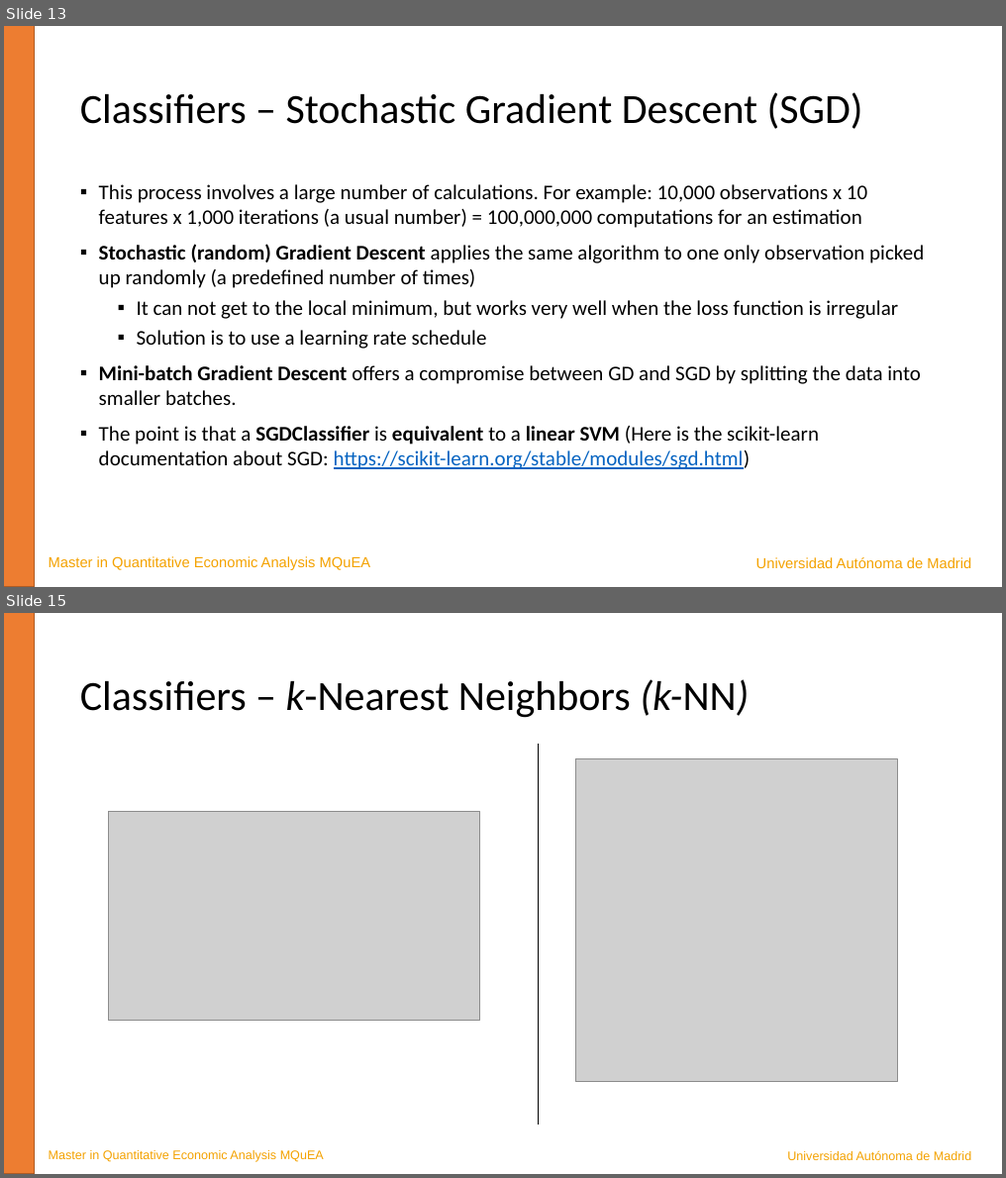
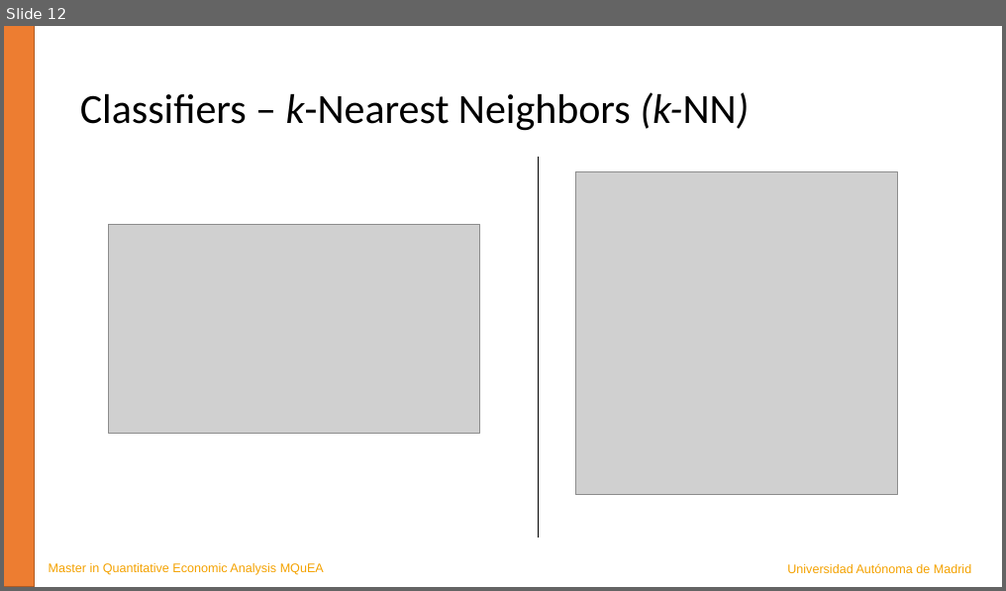
Before and after one commit to JavierBas/IMLEF-MQuEA, a slide deck: Course content/Slides/Topic 4 - Classification.pptx. Shown one above the other, each under a label of ours: slides 13 and 15 before the commit, slide 12 after it; the slides between them are not shown. The pictures are 1006x1178 and 1006x591 pixels, drawn with LibreOffice and Linux fonts; fonts in the diff are those of the drawing; grey boxes stand for pictures. Boxes give left, top, right and bottom in pixels: in the first picture for what was removed or moved away, otherwise in the second. Text is boxed around its words. In the diff, an @@ line names an element or a change of style, - is before the commit and + after.

```diff
--- a/Course content/Slides/Topic 4 - Classification.pptx
+++ b/Course content/Slides/Topic 4 - Classification.pptx
@@ slide 13 removed at bbox=[4, 26, 1002, 587], background #FFFFFF @@
@@ rectangle removed at bbox=[4, 26, 35, 587] @@
@@ title removed at bbox=[80, 92, 863, 129] @@
-Classifiers – Stochastic Gradient Descent (SGD)
@@ text removed at bbox=[99, 184, 924, 470] @@
-▪ This process involves a large number of calculations. For example: 10,000 observations x 10 features x 1,000 iterations (a usual number) = 100,000,000 computations for an estimation
-▪ Stochastic (random) Gradient Descent applies the same algorithm to one only observation picked up randomly (a predefined number of times)
-  ▪ It can not get to the local minimum, but works very well when the loss function is irregular
-  ▪ Solution is to use a learning rate schedule
-▪ Mini-batch Gradient Descent offers a compromise between GD and SGD by splitting the data into smaller batches.
-▪ The point is that a SGDClassifier is equivalent to a linear SVM (Here is the scikit-learn documentation about SGD: https://scikit-learn.org/stable/modules/sgd.html)
@@ text removed at bbox=[49, 557, 371, 570] @@
-Master in Quantitative Economic Analysis MQuEA
@@ text removed at bbox=[756, 558, 971, 569] @@
-Universidad Autónoma de Madrid
@@ what was slide 15 is now slide 12 @@
```
Also in this commit, not shown: 7 slides changed, 2 other slides removed, 6 other files.
